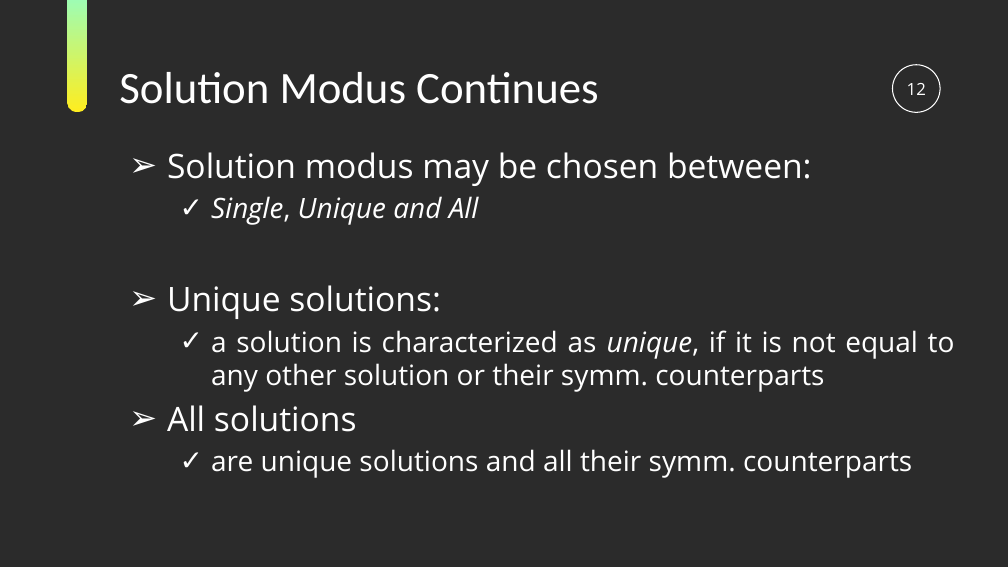
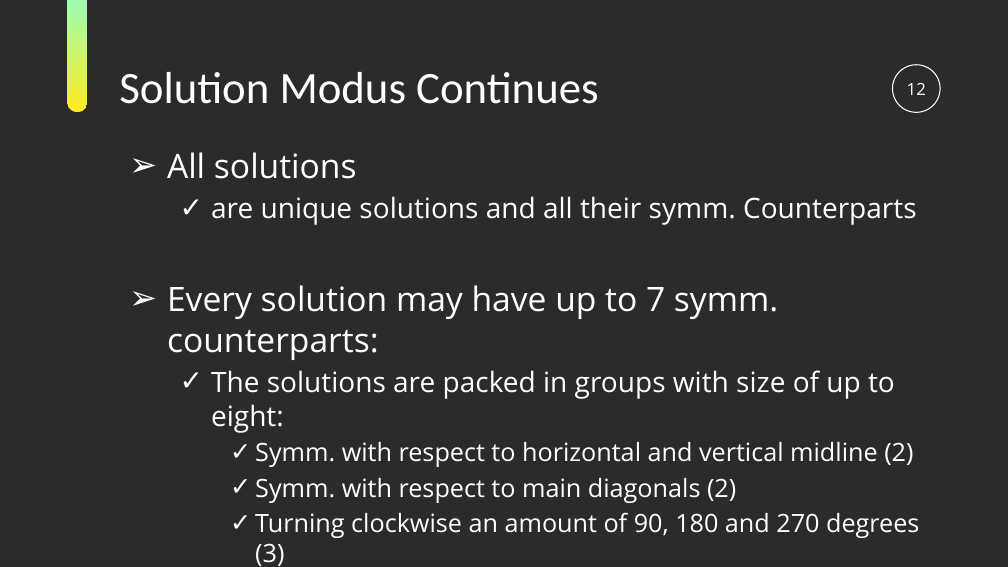
Before and after one commit to ramina1964/NQueenCore, a slide deck: slide 12 of Documentation/NQueen Presentation.pptx. Drawn at 1008x567 pixels with LibreOffice and Linux fonts; fonts in the diff are those of the drawing; background and template pictures are left out; a plain dark background stands for a picture behind light text. Boxes give left, top, right and bottom in pixels: in the first picture for what was removed or moved away, otherwise in the second. Text is boxed around its words. In the diff, an @@ line names an element or a change of style, - is before the commit and + after.

```diff
--- a/Documentation/NQueen Presentation.pptx
+++ b/Documentation/NQueen Presentation.pptx
@@ text at [167,152,955,392]: paragraphs removed @@
-➢ Solution modus may be chosen between:
-  ✓ Single, Unique and All
-➢ Unique solutions:
-  ✓ a solution is characterized as unique, if it is not equal to any other solution or their symm. counterparts
@@ text at [167,196,919,566]: text changed; size 20 to 18 pt @@
-  ✓ are unique solutions and all their symm. counterparts
+  ✓ are unique solutions and all their symm. Counterparts
+➢ Every solution may have up to 7 symm. counterparts:
+  ✓ The solutions are packed in groups with size of up to eight:
+    ✓ Symm. with respect to horizontal and vertical midline (2)
+    ✓ Symm. with respect to main diagonals (2)
+    ✓ Turning clockwise an amount of 90, 180 and 270 degrees (3)
```
Also in this commit, not shown: 3 other slides changed, 2 other files.
